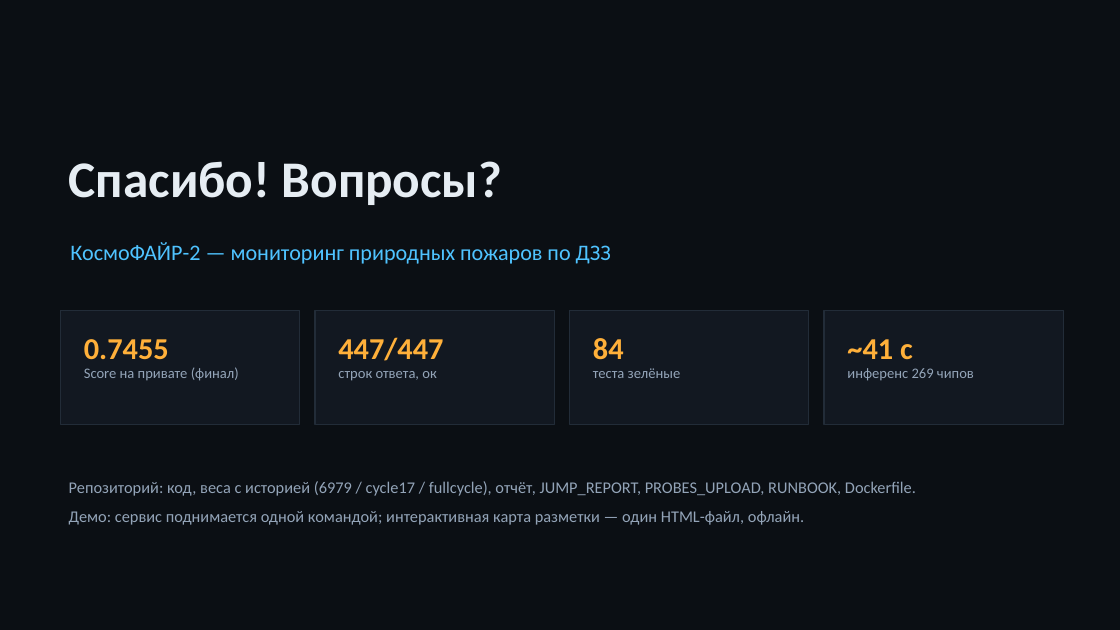
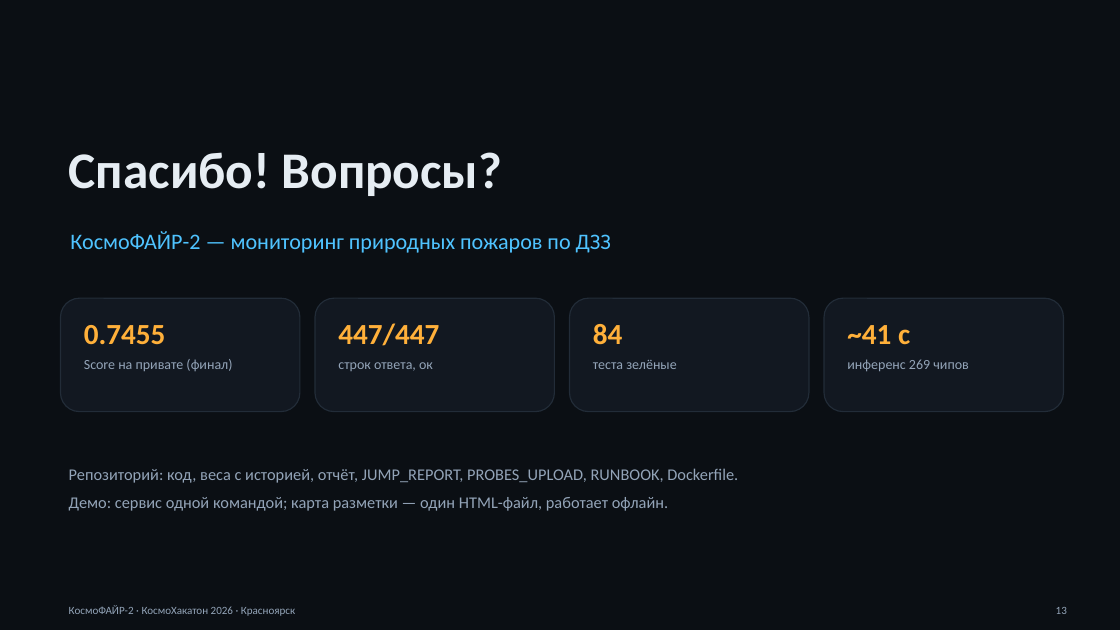
Before and after one commit to overbaffe1/CosmoH, a slide deck: slide 13 of presentation_final.pptx. Drawn at 1120x630 pixels with LibreOffice and Linux fonts; fonts in the diff are those of the drawing. Boxes give left, top, right and bottom in pixels: in the first picture for what was removed or moved away, otherwise in the second. Text is boxed around its words. In the diff, an @@ line names an element or a change of style, - is before the commit and + after.

Commit message:
Презентация финал v2: схемы-диаграммы, исправлены наезды текста

```diff
--- a/presentation_final.pptx
+++ b/presentation_final.pptx
@@ text "КосмоФАЙР-2 — мониторинг природных пожаров ..." at (70,231,611,253): less space between paragraphs @@
@@ 4 texts, 4 rounded rectangles: place and size @@
-4 texts, 4 rounded rectangles at (60,311,1064,424)
+4 texts, 4 rounded rectangles at (60,298,1064,412)
@@ rectangle to rounded rectangle in 4 elements at (60,298,300,412), (315,298,555,412), (570,298,809,412), (824,298,1064,412) @@
@@ size 26 to 25 pt in 4 elements at (84,325,166,344), (338,323,439,346), (593,324,623,345), (847,325,910,345) @@
@@ 6 texts: place and size @@
-6 texts at (69,161,974,381)
+6 texts at (69,152,968,372)
@@ size 12.5 to 12 pt; line spacing 1.05 to 1.02 in 4 elements at (84,359,232,371), (338,362,433,371), (593,360,676,369), (847,359,968,372) @@
@@ text at (69,468,738,511): text changed @@
-Репозиторий: код, веса с историей (6979 / cycle17 / fullcycle), отчёт, JUMP_REPORT, PROBES_UPLOAD, RUNBOOK, Dockerfile.
-Демо: сервис поднимается одной командой; интерактивная карта разметки — один HTML-файл, офлайн.
+Репозиторий: код, веса с историей, отчёт, JUMP_REPORT, PROBES_UPLOAD, RUNBOOK, Dockerfile.
+Демо: сервис одной командой; карта разметки — один HTML-файл, работает офлайн.
@@ text added at (69,605,295,616), 9.5 pt, text #93A4B8 @@
+КосмоФАЙР-2 · КосмоХакатон 2026 · Красноярск
@@ text added at (1056,607,1067,614), 9.5 pt, text #93A4B8 @@
+13
```
Also in this commit, not shown: 12 other slides changed.
